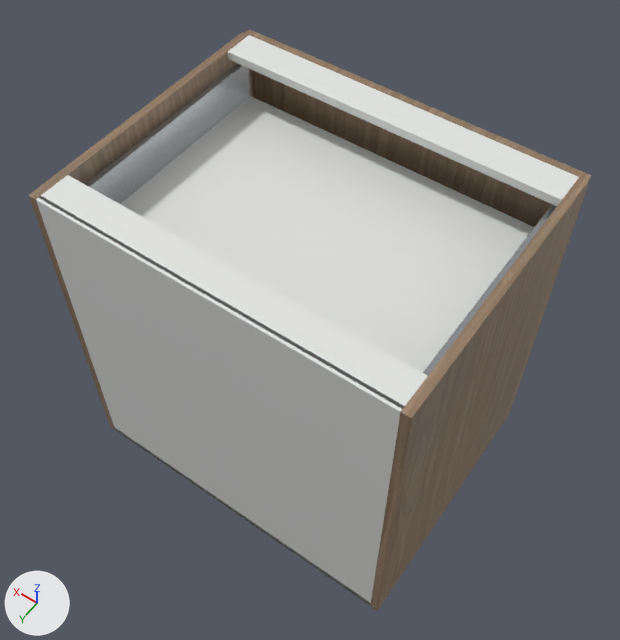
The glTF model storefront/public/cabinet-inventory/models/oppein-pb-mnw-b30.glb as it was, and as the next commit left it.
Camera for both pictures: a 50 mm camera at (-0.25, 0.592, 1.899) aimed at (0.404, -0.323, 0.461). Arrows for +X, +Y and +Z are at lower left; the lights stay in place. The first picture is the older version. Where no turn or scale is listed for an object, it has been applied to the vertices.

Names of what the first picture shows: 'Cabinet back', 'Cabinet side', 'Cabinet side.001', 'Drawer floor', 'Drawer front', 'Drawer side', 'Drawer side.001', 'Top support rail', 'Top support rail.001' and 2 more.
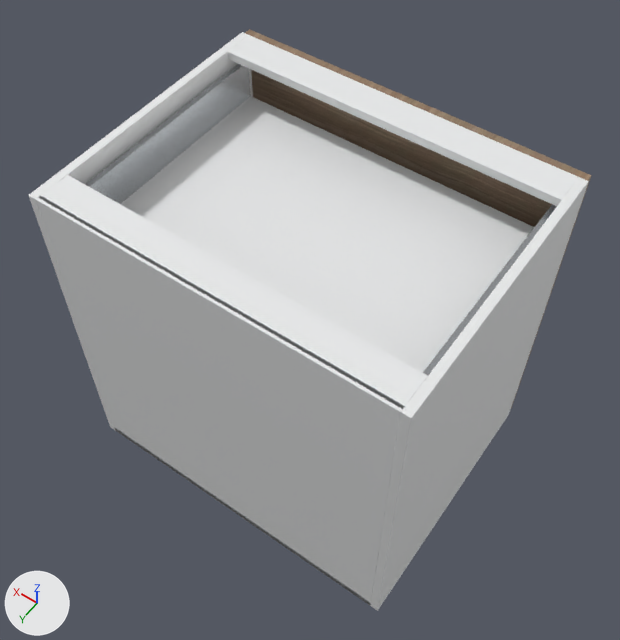
Pixel boxes [x1, y1, x2, y2] of what changed, in the pictures (620 x 640 px):
'Cabinet side', recoloured (brown to white): [370, 177, 589, 611] in both
'Cabinet side.001', recoloured: [29, 32, 253, 431] in both

What changed in the scene script:
```text
Add mat_white_cabinet_carcass:
    mat_white_cabinet_carcass = principled_material('White cabinet carcass')
    mat_white_cabinet_carcass.base_color = (0.82, 0.83, 0.835)  # white #eaebec
    mat_white_cabinet_carcass.roughness = 0.48
Change me_cube:
    where me_cube.from_pydata(...)  # 56 vertices, 108 faces; spans x -0.009..0.009, y -0.293..0.293, z -0.381..0.381
    remove me_cube.materials.append(mat_supplier_finish___natural_wood)  # picture img_oak
    add me_cube.materials.append(mat_white_cabinet_carcass)  # white #eaebec
Change me_cube_001:
    where me_cube_001.from_pydata(...)  # 56 vertices, 108 faces; spans x -0.009..0.009, y -0.293..0.293, z -0.381..0.381
    remove me_cube_001.materials.append(mat_supplier_finish___natural_wood)  # picture img_oak
    add me_cube_001.materials.append(mat_white_cabinet_carcass)  # white #eaebec
```
